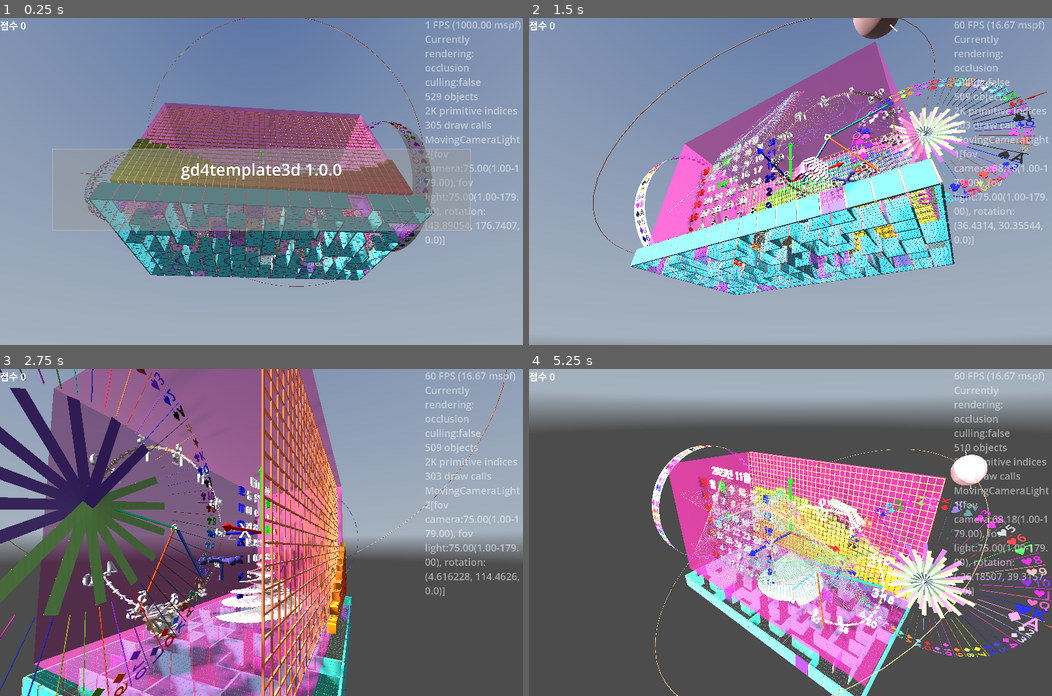
Above: before the commit, frames 1-4 (two rows, left to right).
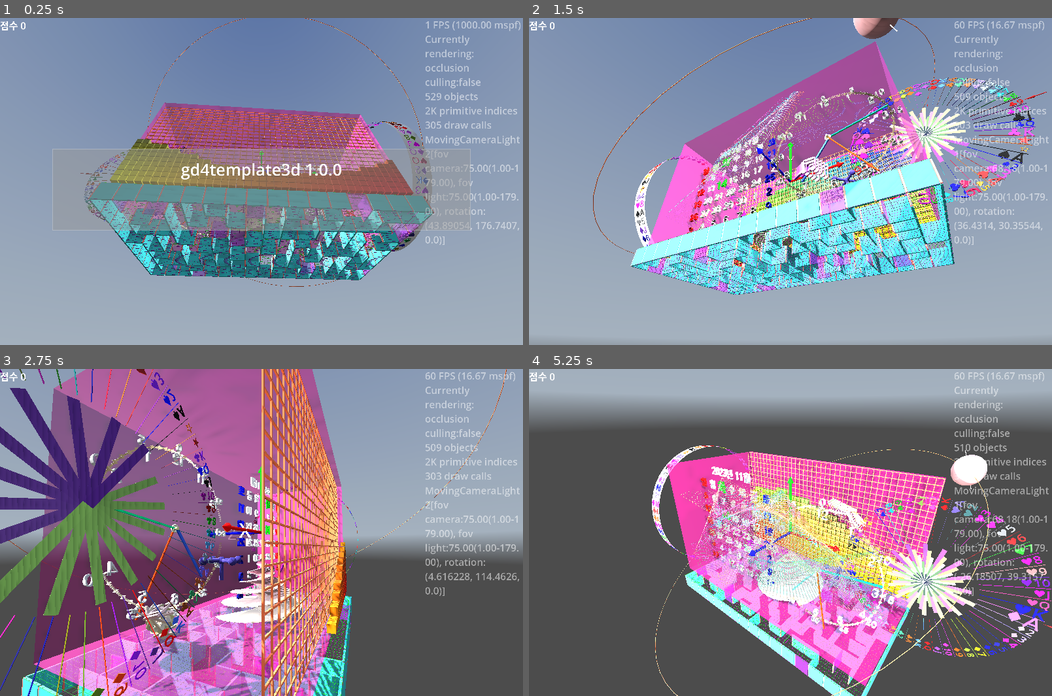
Above: after the commit, the same moments.

Repository: kasworld/gd4template3d
Game: Godot game, scene res://main.tscn
Same seed, same stepped clock (60 frames per second), same inputs: the game is played once before the commit and once after it. A sky picture missing from this copy of the repository is replaced by a grey-blue gradient.
Inputs (mouse positions are in pixels of both pictures, inside the frame that each line leads up to):
- Up to frame 1 (0.25 s): no input
- Up to frame 2 (1.5 s): tap Enter at 0.5, 0.6 s; move the mouse to (905, 165) at 0.52 s; click (905, 165) at 0.67 s; move the mouse to (685, 197) at 1.27 s; tap Delete at 1.35 s; click (685, 197) at 1.42 s
- Up to frame 3 (2.75 s): move the mouse to (313, 460) at 2.02 s; tap Enter at 2.1 s; click (313, 460) at 2.17 s
- Up to frame 4 (5.25 s): move the mouse to (764, 597) at 2.77 s; tap Delete at 2.85, 4.35 s; click (764, 597) at 2.92 s; move the mouse to (947, 581) at 3.52 s; tap Enter at 3.6, 5.1 s; click (947, 581) at 3.67 s; move the mouse to (633, 483) at 4.27 s; click (633, 483) at 4.42 s; move the mouse to (816, 532) at 5.02 s; click (816, 532) at 5.17 s

The runs differ from the first frame. In frame 1, 4.1% of the frame differs, in the area x 22-82%, y 0-83%; in frame 2, 5.6%; in frame 3, 27%, in the area x 0-97%, y 0-100%; in frame 4, 6.3%.

Commit message:
update light setting

Diff:
--- a/main.gd
+++ b/main.gd
@@ -24,10 +24,9 @@
 
 	$OmniLight3D.position = Vector3(0,0,WorldSize.length())
 	$OmniLight3D.omni_range = WorldSize.length()*2
-	$FixedCameraLight.set_center_pos_far(
-		Vector3.ZERO,
-		Vector3(0, 0, WorldSize.z*2),
-		WorldSize.length()*2)
+	$FixedCameraLight.set_center_pos_far(Vector3.ZERO, 	Vector3(0, 0, WorldSize.z*2), WorldSize.length()*2)
+	$MovingCameraLightHober.set_center_pos_far( Vector3.ZERO, Vector3(0, 0, WorldSize.z), WorldSize.length()*2)
+	$MovingCameraLightAround.set_center_pos_far( Vector3.ZERO, Vector3(0, 0, WorldSize.z), WorldSize.length()*2)
 
 	ui_panel_demo()
 	timed_message_demo()
--- a/moving_carmera_light/moving_camera_light.tscn
+++ b/moving_carmera_light/moving_camera_light.tscn
@@ -10,6 +10,4 @@
 
 [node name="SpotLight3D" type="SpotLight3D" parent="."]
 shadow_enabled = true
-spot_range = 200.0
-spot_attenuation = 2.0
 spot_angle = 75.0
